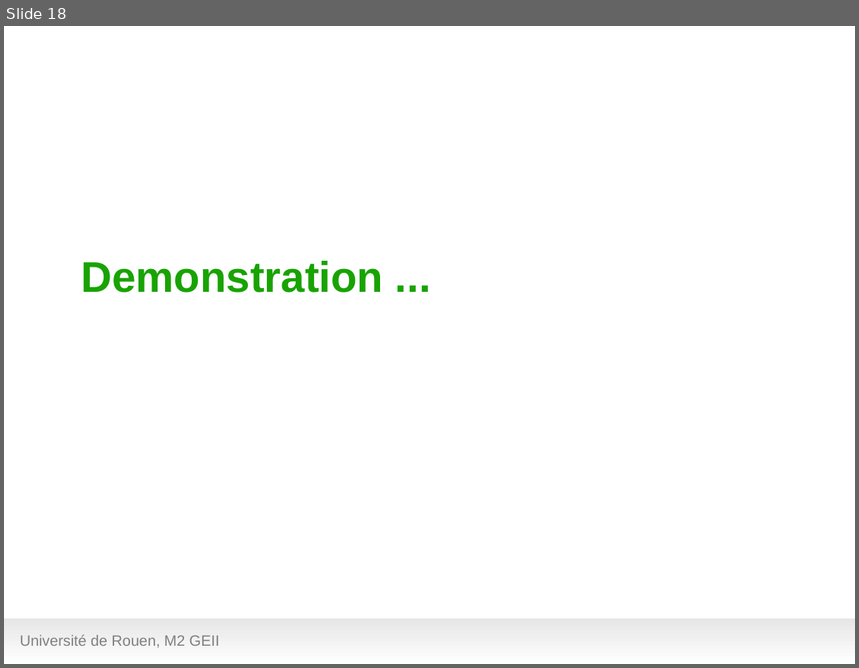
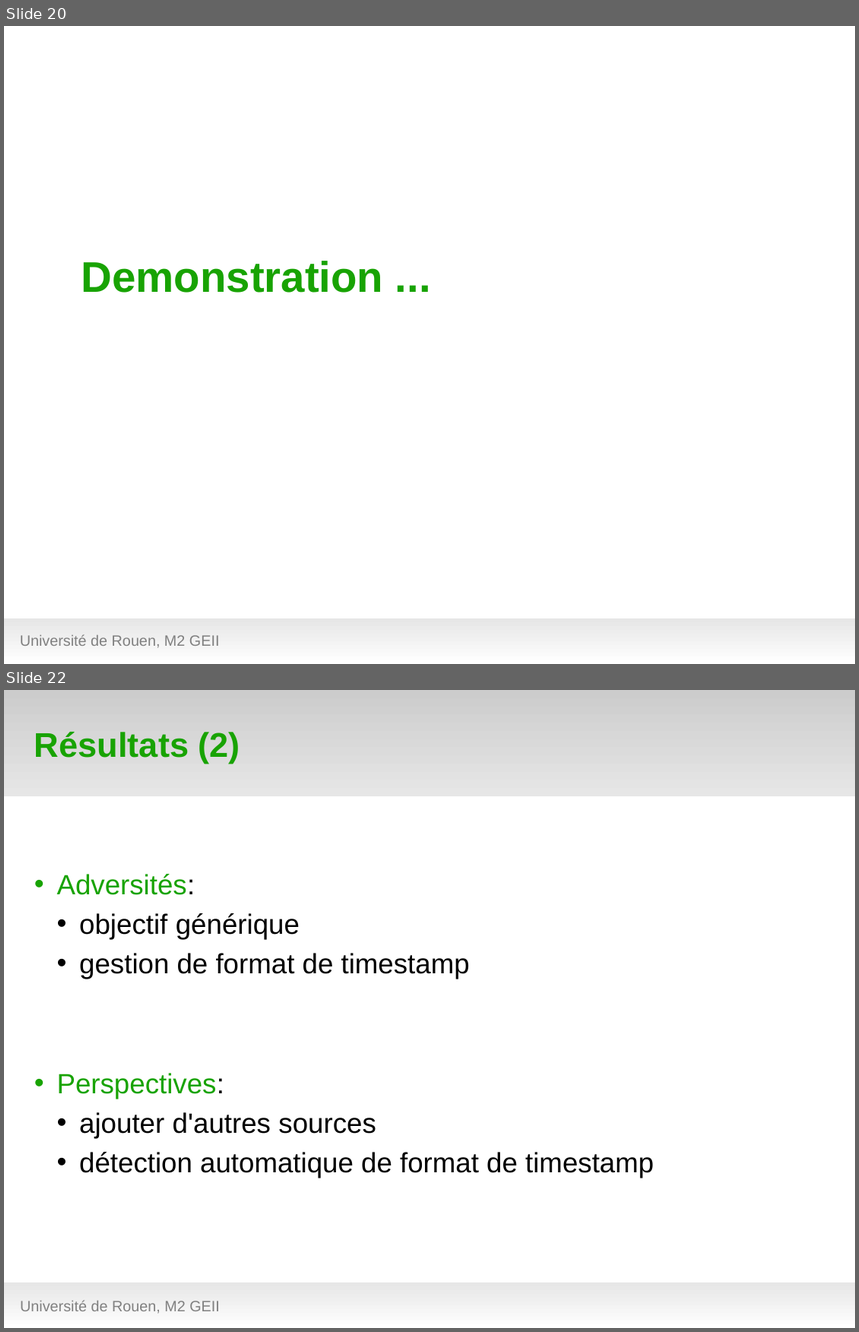
Before and after one commit to hanzenok/dataexp, a slide deck: presentation/test_green7.odp. Shown one above the other, each under a label of ours: slide 18 before the commit, slides 20 and 22 after it; the slides between them are not shown. The pictures are 859x668 and 859x1332 pixels, drawn with LibreOffice and Linux fonts; fonts in the diff are those of the drawing; background and template pictures are left out. Boxes give left, top, right and bottom in pixels: in the first picture for what was removed or moved away, otherwise in the second. Text is boxed around its words. In the diff, an @@ line names an element or a change of style, - is before the commit and + after.

```diff
--- a/presentation/test_green7.odp
+++ b/presentation/test_green7.odp
@@ slide 22 added at (4,690,855,1328), background #FFFFFF; not listed: 1 template element that a slide beside it also shows @@
@@ rectangle added at (4,690,855,796), fill gradient #CCCCCC to #E6E6E6 @@
@@ title added at (34,732,240,763), 32 pt, text #18A303, bold @@
+Résultats (2)
@@ text added at (57,874,654,1179), 26 pt, text #000000 @@
+• Adversités:
+  • objectif générique
+  • gestion de format de timestamp
+• Perspectives:
+  • ajouter d'autres sources
+  • détection automatique de format de timestamp
@@ text added at (20,1300,220,1314), 14 pt, text #808080 @@
+Université de Rouen, M2 GEII
@@ what was slide 18 is now slide 20 @@
```
Also in this commit, not shown: 8 slides changed, 2 other slides added, 1 other file.
